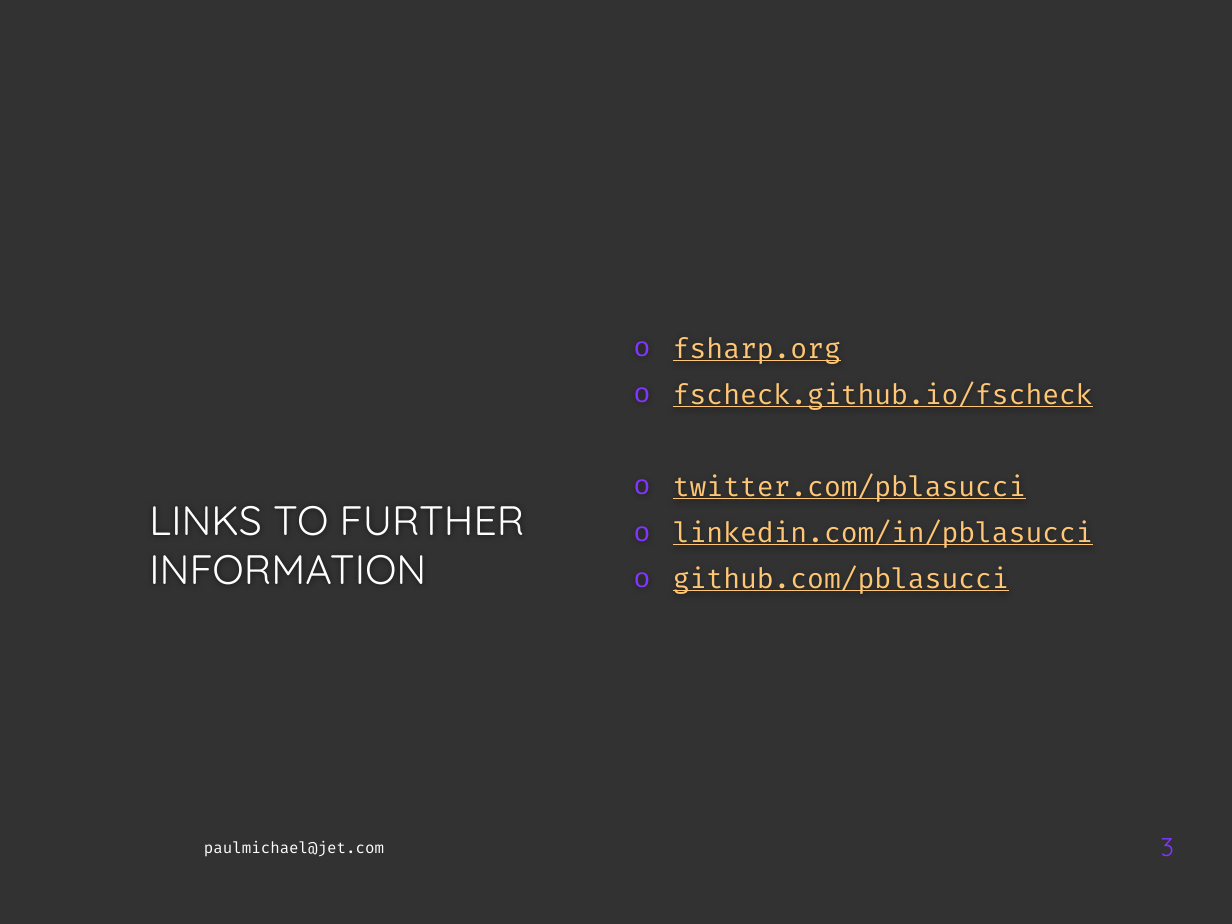
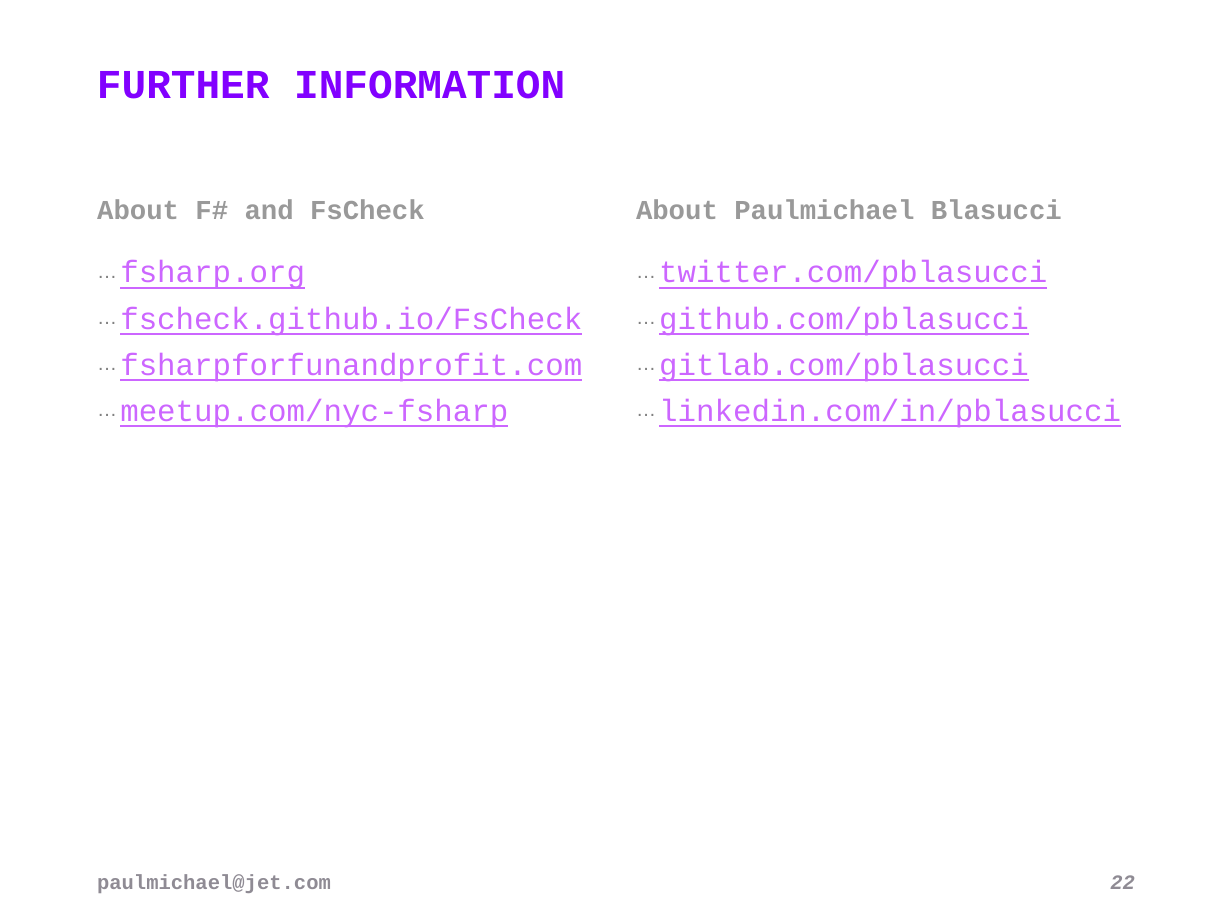
Before and after one commit to pblasucci/quickpbt, a slide deck: slide 22 of quickpbt.pptx (slide 3 before the commit). Drawn at 1232x924 pixels with LibreOffice and Linux fonts; fonts in the diff are those of the drawing; background and template pictures are left out. Boxes give left, top, right and bottom in pixels: in the first picture for what was removed or moved away, otherwise in the second. Text is boxed around its words. In the diff, an @@ line names an element or a change of style, - is before the commit and + after.

```diff
--- a/quickpbt.pptx
+++ b/quickpbt.pptx
@@ background #323232 to #FFFFFF @@
@@ text added at <box>97,70,565,99</box>, 24 pt, text #8200FF, bold @@
+FURTHER INFORMATION
@@ text added at <box>97,200,425,219</box>, 16 pt, text #999999, bold @@
+About F# and FsCheck
@@ text added at <box>636,200,1062,219</box>, 16 pt, text #999999, bold @@
+About Paulmichael Blasucci
@@ text added at <box>120,260,582,428</box>, 18 pt, text #CC66FF, underline @@
+… fsharp.org
+… fscheck.github.io/FsCheck
+… fsharpforfunandprofit.com
+… meetup.com/nyc-fsharp
@@ text "twitter.com/pblasucci": place and size @@
-text "twitter.com/pblasucci" at <box>673,337,1093,594</box>
+text "twitter.com/pblasucci" at <box>659,260,1121,428</box>
@@ text "twitter.com/pblasucci" at <box>659,260,1121,428</box>: vertical alignment middle to top @@
@@ text at <box>659,260,1121,428</box>: size 16 to 18 pt, font Fira Code to Courier New, text colour #FFC775 to #CC66FF in "twitter.com/pblasucci", "linkedin.com/in/pblasucci"; bullet o to …; line spacing 1 to 0.9; bullet colour #8135FF to #808080 @@
@@ text at <box>659,306,1029,382</box>: paragraphs added @@
+… github.com/pblasucci
+… gitlab.com/pblasucci
@@ text at <box>673,337,1093,410</box>: paragraphs removed @@
-o fsharp.org
-o fscheck.github.io/fscheck
@@ title removed at <box>149,506,525,585</box> @@
-LINKS TO FURTHER INFORMATION
@@ text at <box>673,566,1009,594</box>: paragraph removed @@
-o github.com/pblasucci
@@ page number removed at <box>1161,838,1174,857</box> @@
-3
@@ text "paulmichael@jet.com": place and size @@
-text "paulmichael@jet.com" at <box>204,841,384,857</box>
+text "paulmichael@jet.com" at <box>97,874,331,893</box>
@@ text "paulmichael@jet.com" at <box>97,874,331,893</box>: size 9 to 12 pt, font Fira Code to Courier New, text colour #FFFFFF to #8F8C95, bold on; vertical alignment bottom to middle @@
@@ page number added at <box>1110,875,1135,889</box>, 12 pt, text #8F8C95, bold, italic @@
+22
```
Also in this commit, not shown: 2 other slides changed, 20 slides added, 21 other files.
